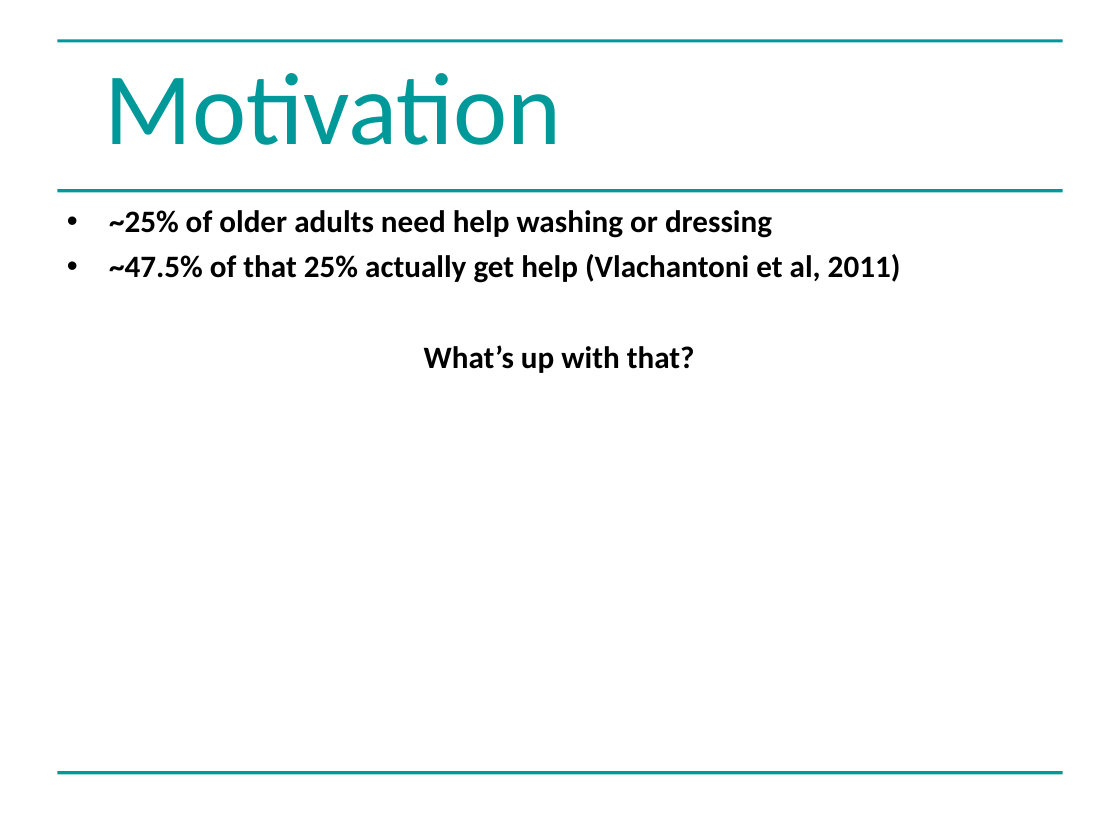
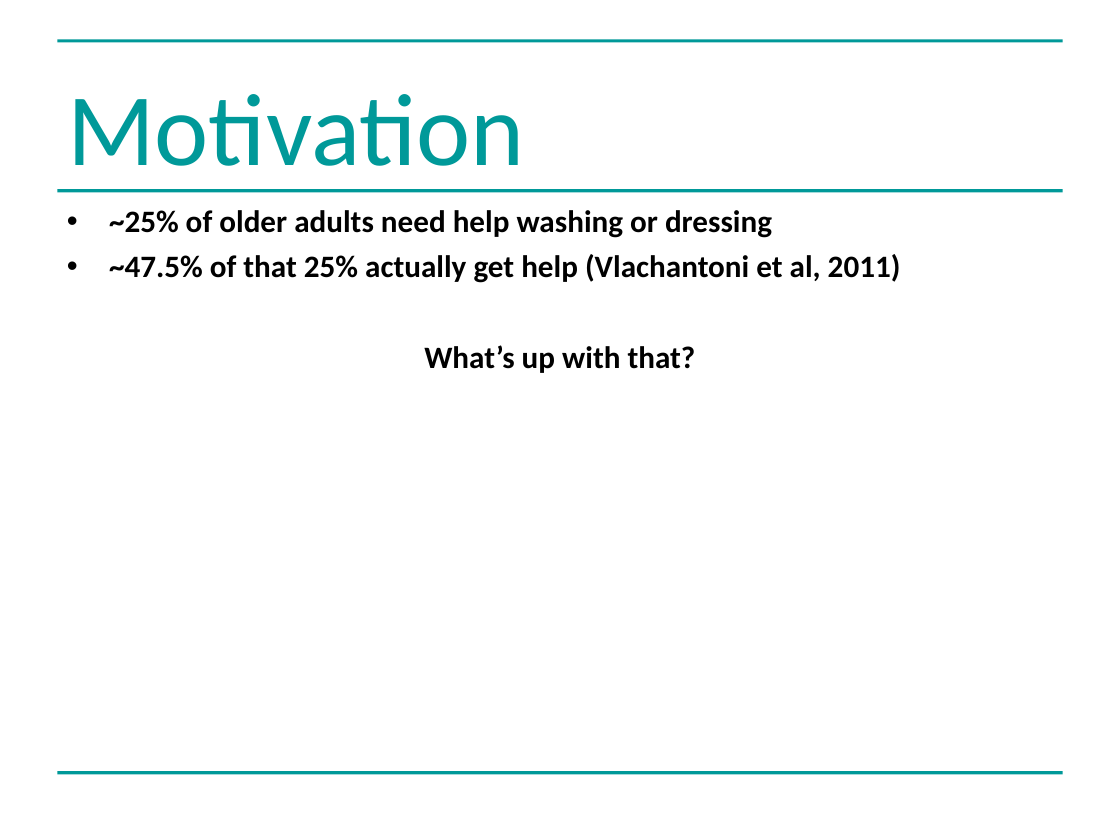
Before and after one commit to greenape/bsps2015, a slide deck: slide 4 of presentation/risky_aging_bsps.ppt. Drawn at 1120x840 pixels with LibreOffice and Linux fonts; fonts in the diff are those of the drawing. Boxes give left, top, right and bottom in pixels: in the first picture for what was removed or moved away, otherwise in the second. Text is boxed around its words. In the diff, an @@ line names an element or a change of style, - is before the commit and + after.

```diff
--- a/presentation/risky_aging_bsps.ppt
+++ b/presentation/risky_aging_bsps.ppt
@@ title "Motivation" moved from (x1=105, y1=73, x2=562, y2=145) to (x1=67, y1=94, x2=524, y2=166) @@
```
Also in this commit, not shown: 2 slides added, 1 slide removed.
